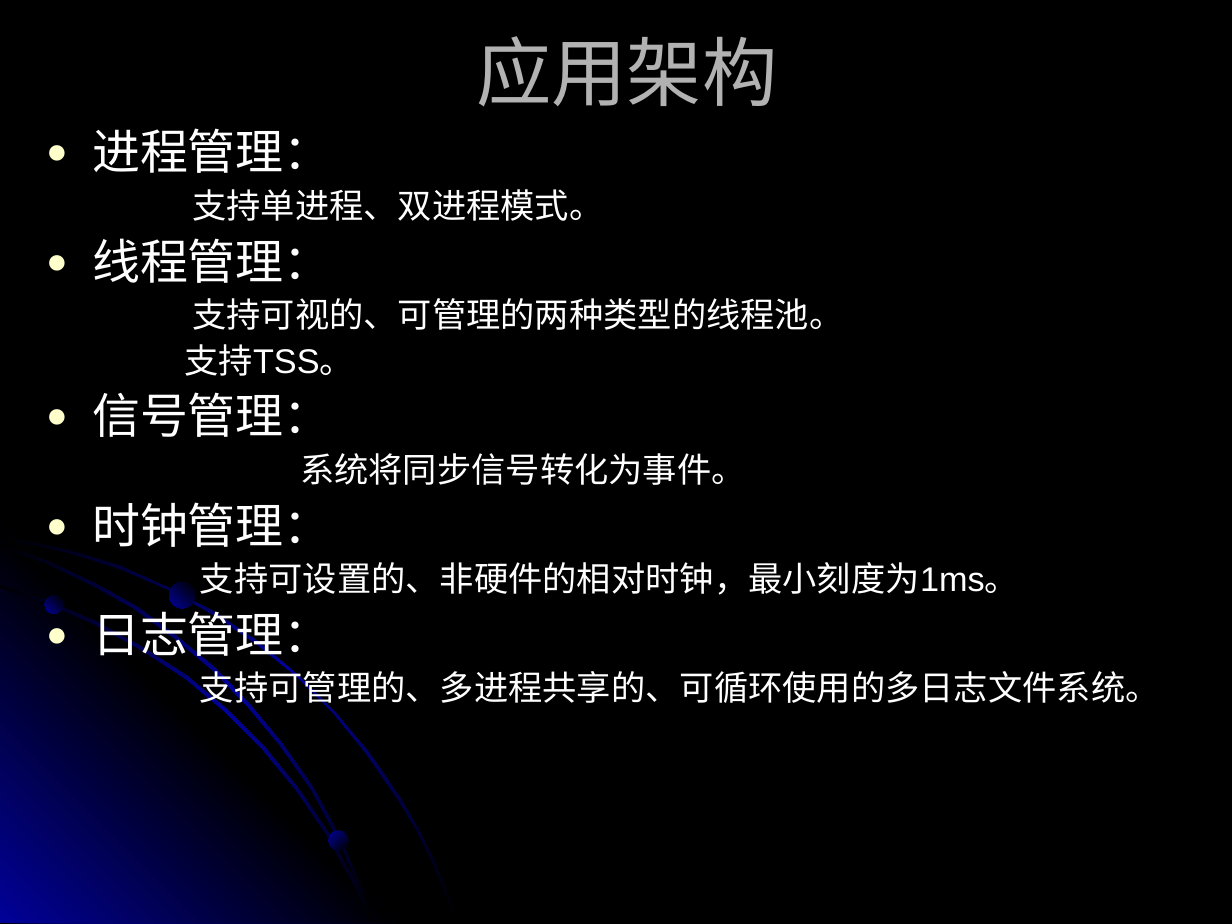
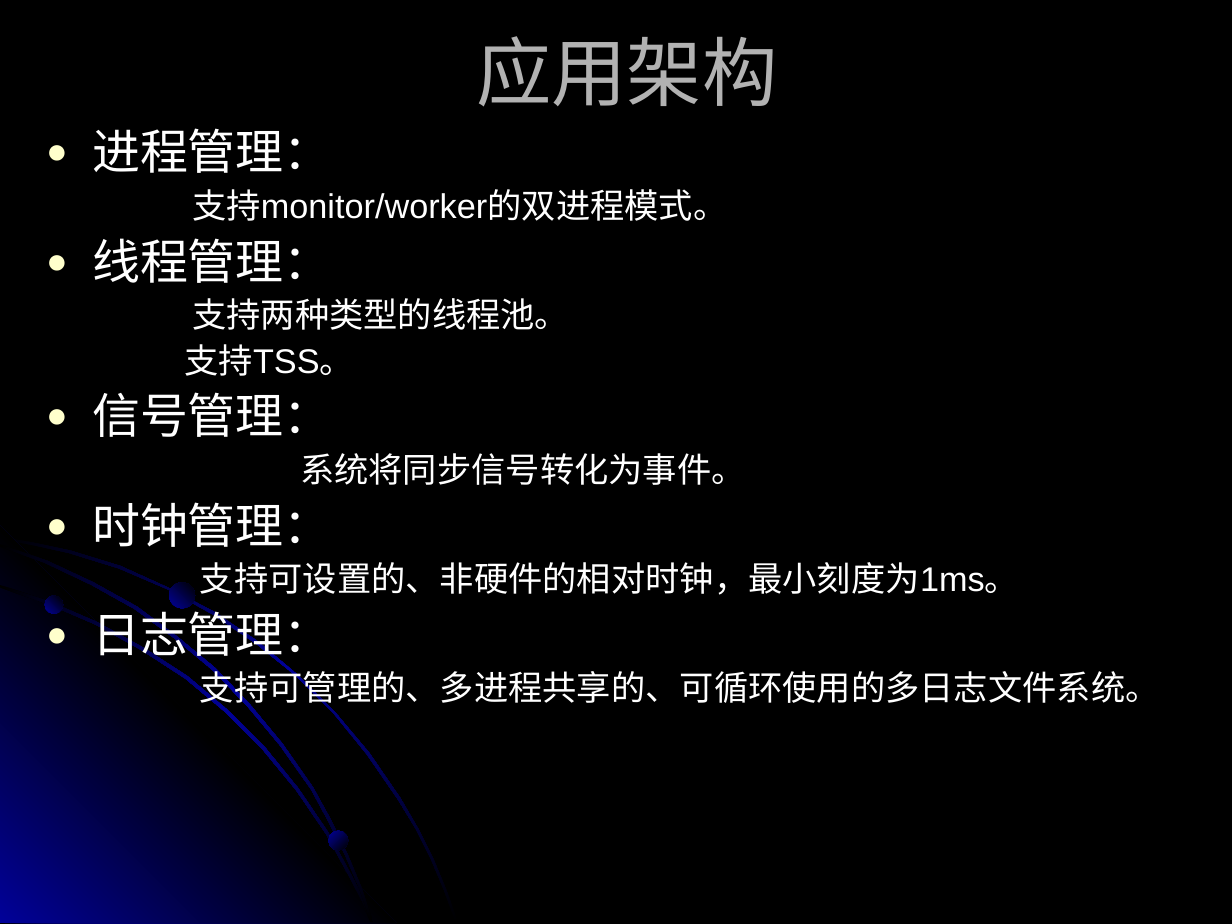
Before and after one commit to suchasplus/cwinux, a slide deck: slide 3 of cwinux/doc/CWINUX introduce.ppt. Drawn at 1232x924 pixels with LibreOffice and Linux fonts; fonts in the diff are those of the drawing. Boxes give left, top, right and bottom in pixels: in the first picture for what was removed or moved away, otherwise in the second. Text is boxed around its words. In the diff, an @@ line names an element or a change of style, - is before the commit and + after.

```diff
--- a/cwinux/doc/CWINUX introduce.ppt
+++ b/cwinux/doc/CWINUX introduce.ppt
@@ text at (192,189,727,221): text changed @@
-  支持单进程、双进程模式。
+  支持monitor/worker的双进程模式。
@@ text at (192,298,569,330): text changed @@
-  支持可视的、可管理的两种类型的线程池。
+  支持两种类型的线程池。
```
Also in this commit, not shown: 1 other slide changed.
